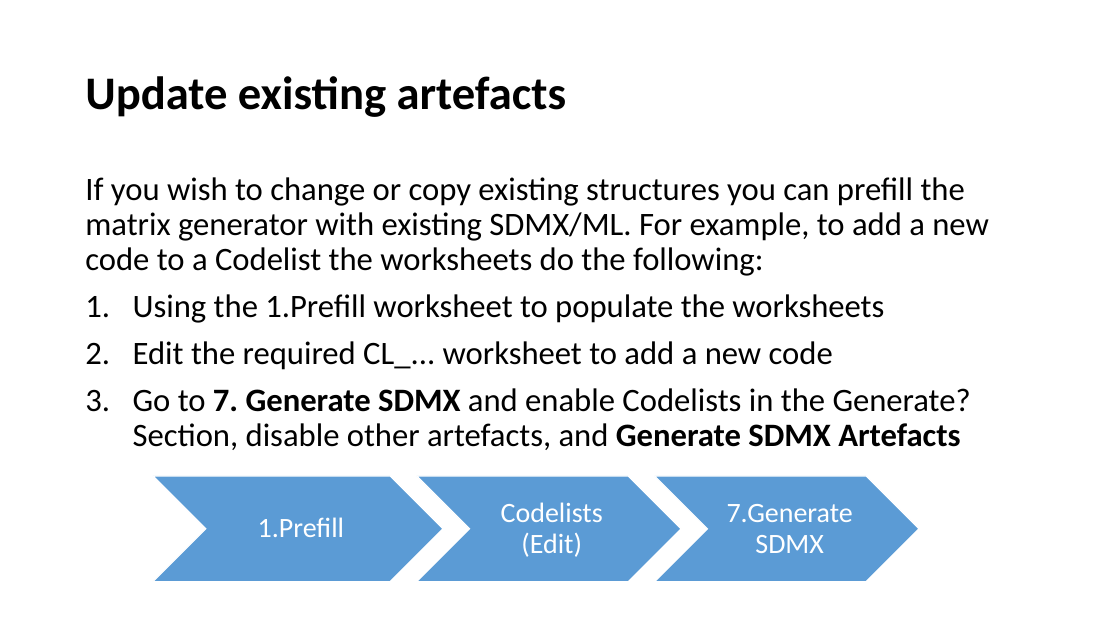
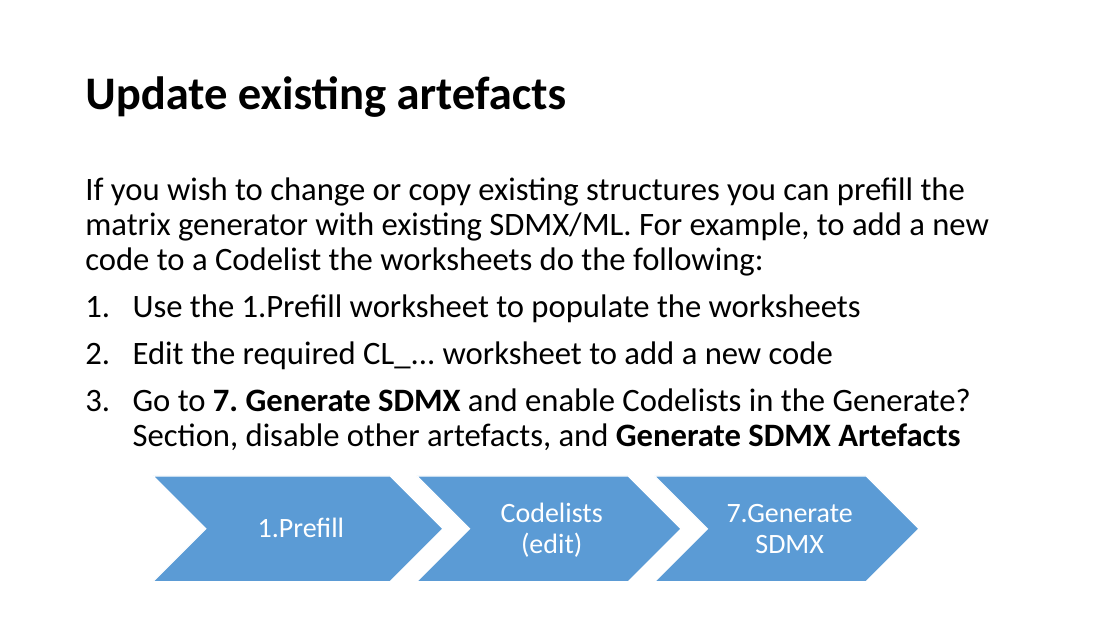
Before and after one commit to OECDSTD/sdmx-matrix-generator, a slide deck: slide 9 of SDMX Matrix Generator User Guide.pptx (slide 7 before the commit). Drawn at 1120x630 pixels with LibreOffice and Linux fonts; fonts in the diff are those of the drawing. Boxes give left, top, right and bottom in pixels: in the first picture for what was removed or moved away, otherwise in the second. Text is boxed around its words. In the diff, an @@ line names an element or a change of style, - is before the commit and + after.

```diff
--- a/SDMX Matrix Generator User Guide.pptx
+++ b/SDMX Matrix Generator User Guide.pptx
@@ text at (x1=133, y1=294, x2=861, y2=323): text changed @@
-1. Using the 1.Prefill worksheet to populate the worksheets
+1. Use the 1.Prefill worksheet to populate the worksheets
@@ text added at (x1=521, y1=533, x2=582, y2=557), 24 pt, text #FFFFFF @@
+Codelists (edit)
```
Also in this commit, not shown: 7 other slides changed, 2 slides added, 12 slides removed.
